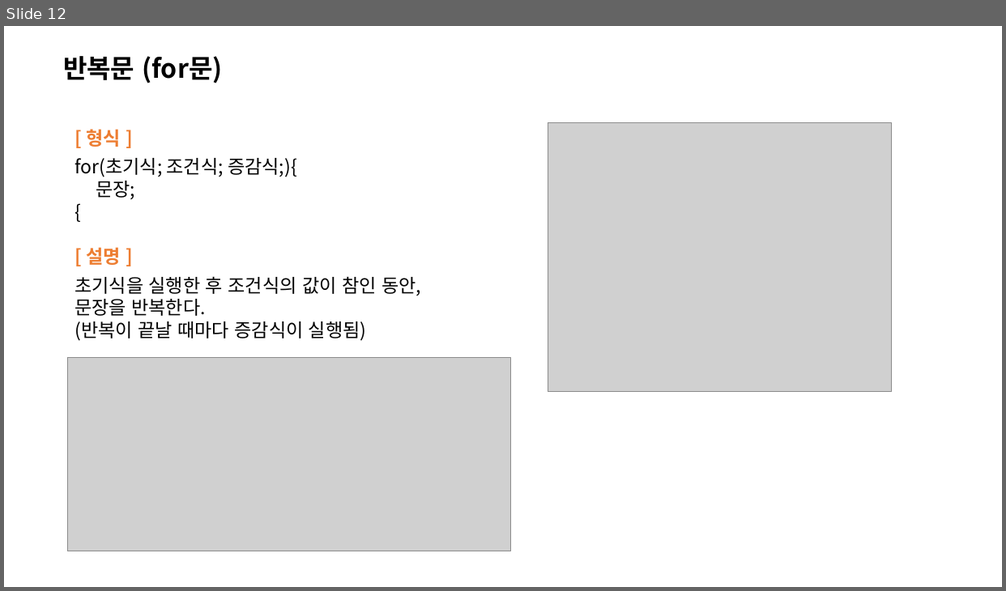
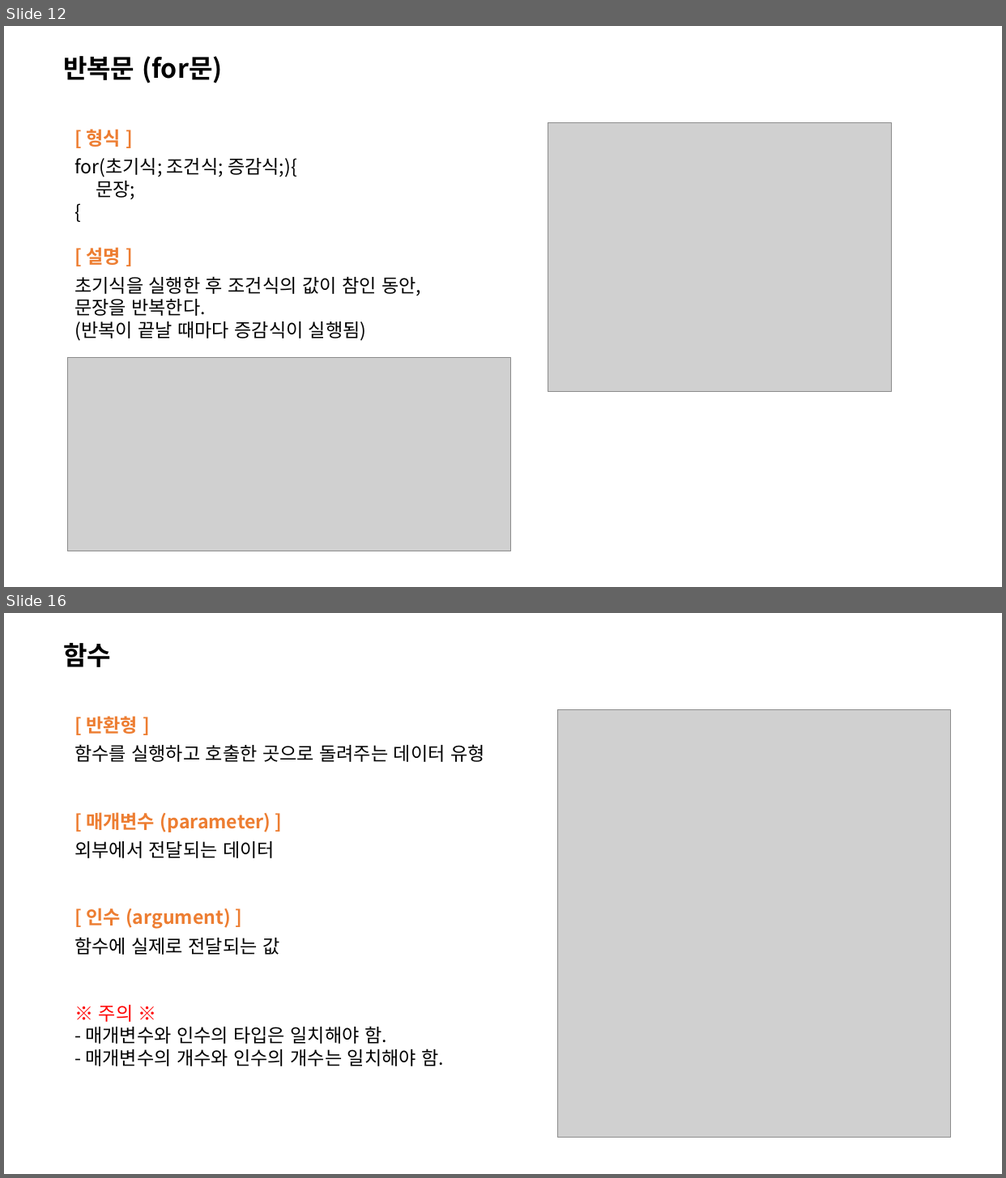
Before and after one commit to HyunKyu-Song/etc, a slide deck: C언어 기본 문법.pptx. Shown one above the other, each under a label of ours: slide 12 before the commit, slides 12 and 16 after it; the slides between them are not shown. The pictures are 1006x591 and 1006x1178 pixels, drawn with LibreOffice and Linux fonts; fonts in the diff are those of the drawing; grey boxes stand for pictures. Boxes give left, top, right and bottom in pixels: in the first picture for what was removed or moved away, otherwise in the second. Text is boxed around its words. In the diff, an @@ line names an element or a change of style, - is before the commit and + after.

```diff
--- a/C언어 기본 문법.pptx
+++ b/C언어 기본 문법.pptx
@@ slide 16 added at (4,613,1002,1174), background #FFFFFF @@
@@ text added at (63,643,111,667), 25 pt, text #000000, bold @@
+함수
@@ text added at (74,716,485,1067), 18 pt, text #000000 @@
+[ 반환형 ]
+함수를 실행하고 호출한 곳으로 돌려주는 데이터 유형
+[ 매개변수 (parameter) ]
+외부에서 전달되는 데이터
+[ 인수 (argument) ]
+함수에 실제로 전달되는 값
+※ 주의 ※
+- 매개변수와 인수의 타입은 일치해야 함.
+- 매개변수의 개수와 인수의 개수는 일치해야 함.
@@ picture added at (557,710,950,1138) @@
```
Also in this commit, not shown: 2 slides changed, 5 other slides added, 3 other files.
